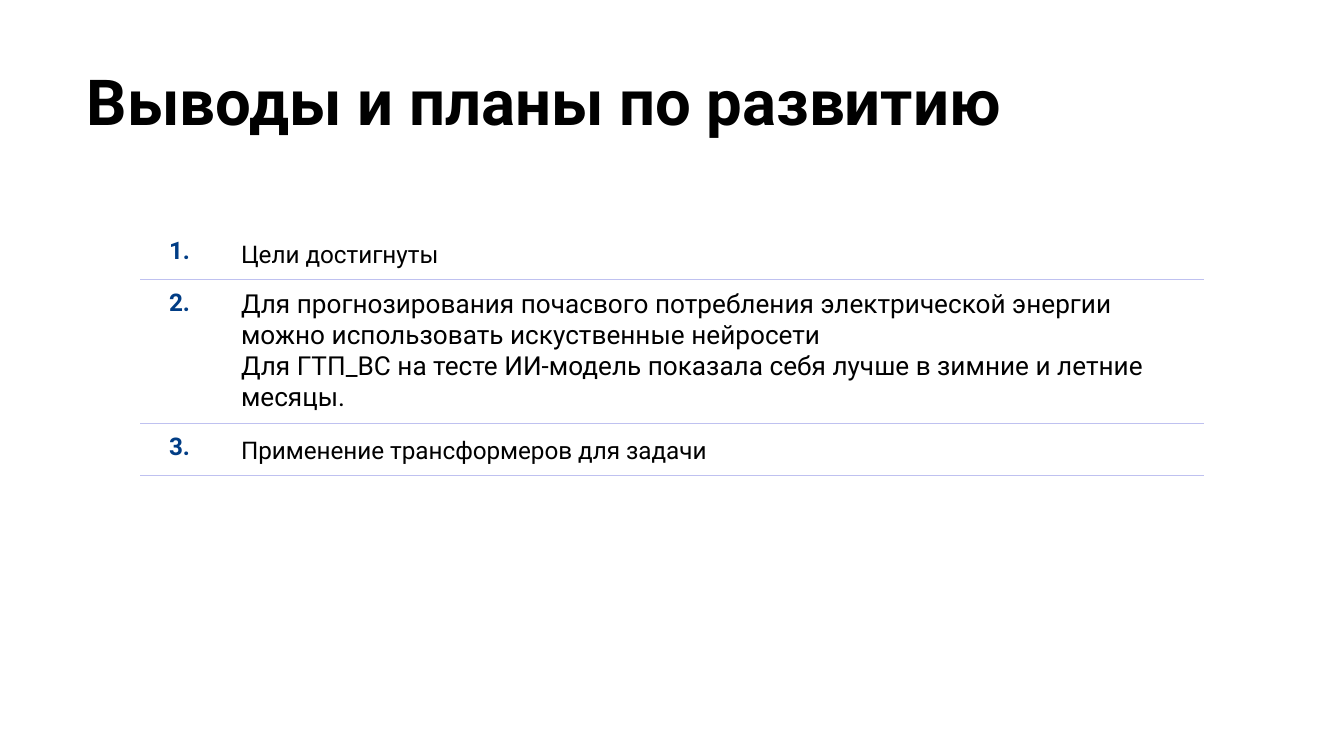
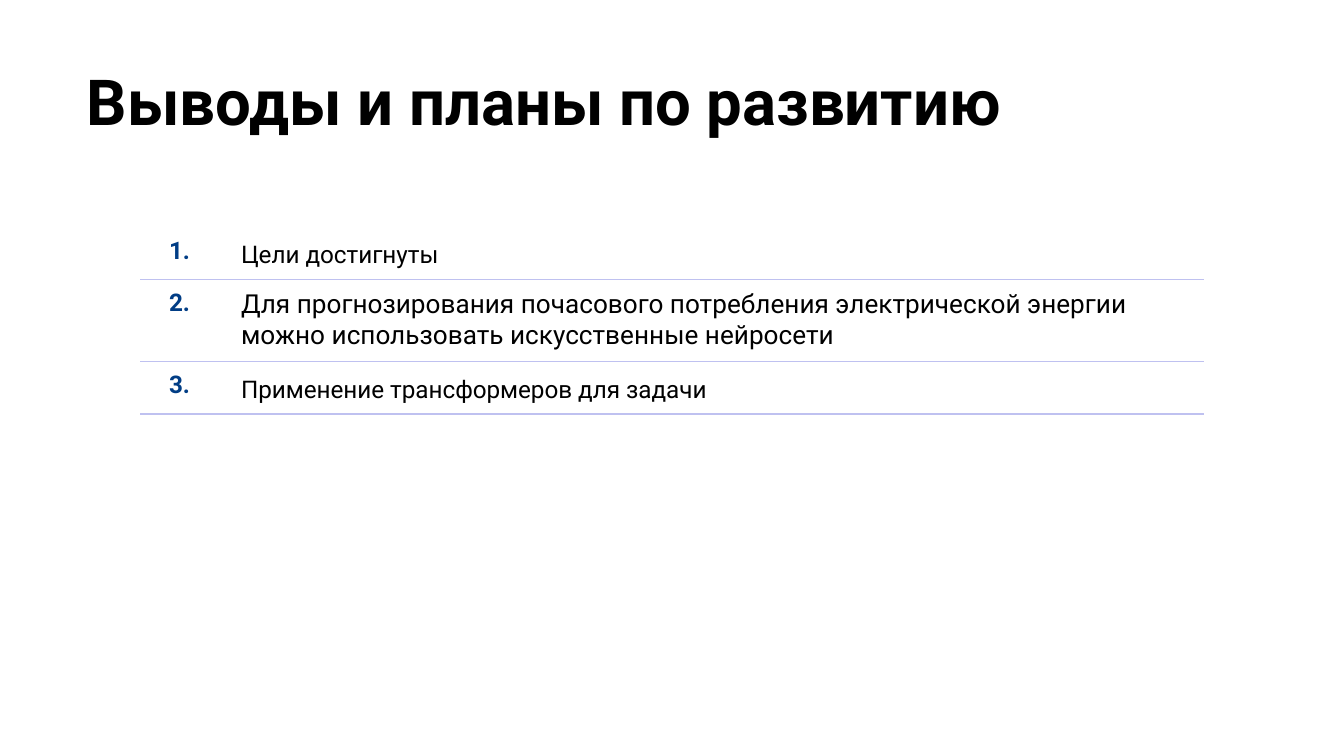
Before and after one commit to smddyakonov/otus_ds_dyakonov, a slide deck: slide 24 of hw-19/Презентация.pptx (slide 17 before the commit). Drawn at 1344x756 pixels with LibreOffice and Linux fonts; fonts in the diff are those of the drawing; background and template pictures are left out. Boxes give left, top, right and bottom in pixels: in the first picture for what was removed or moved away, otherwise in the second. Text is boxed around its words. In the diff, an @@ line names an element or a change of style, - is before the commit and + after.

```diff
--- a/hw-19/Презентация.pptx
+++ b/hw-19/Презентация.pptx
@@ table at box(140, 227, 1204, 413) @@
-row 2, column 2: Для прогнозирования почасвого потребления электрической энергии можно использовать искуственные нейросети / Для ГТП_ВС на тесте ИИ-модель показала себя лучше в зимние и летние месяцы.
+row 2, column 2: Для прогнозирования почасового потребления электрической энергии можно использовать искусственные нейросети
```
Also in this commit, not shown: 16 other slides changed, 7 slides added, 2 other files.
